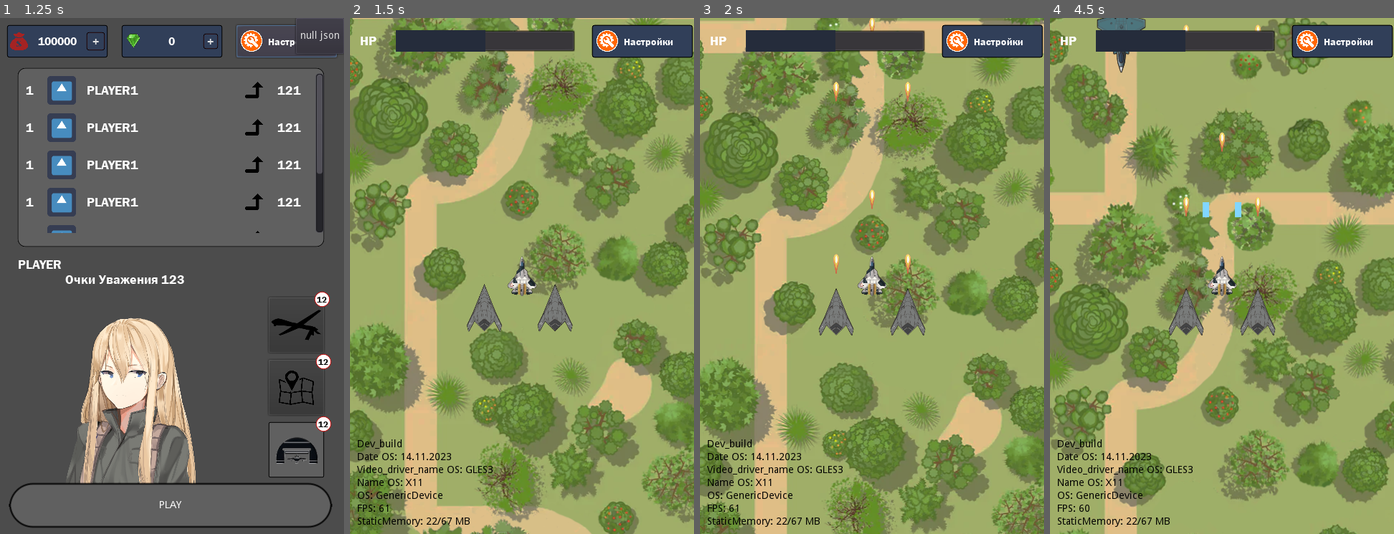
Above: before the commit, frames 1-4 (left to right).
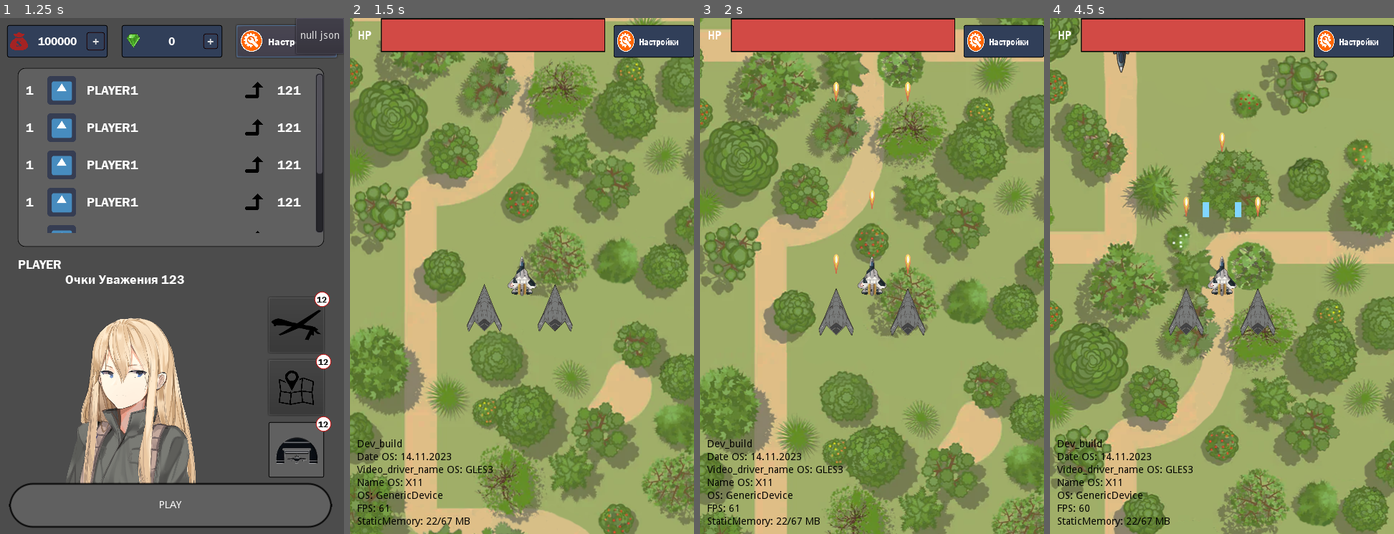
Above: after the commit, the same moments.

Repository: SkrejetCepey/gamedev-planes
Game: Godot game, scene res://Scenes/StartGame.tscn
The game is run twice, just before and just after one commit, with the same random seed, the same clock (stepped at 60 frames per second) and the same inputs. The engine's default icon, where the game draws it, is replaced by a stand-in: a white triangle on a blue panel in a dark square.
Inputs (mouse positions are in pixels of both pictures, inside the frame that each line leads up to):
- Up to frame 1 (1.25 s): click "Настройки" at 0.5 s
- Up to frame 2 (1.5 s): click "PLAY" at 1.25 s
- Up to frame 3 (2 s): no input
- Up to frame 4 (4.5 s): click "Настройки" at 2 s; click "Настройки" at 2.75 s; click "Настройки" at 3.5 s; move the mouse to (1297, 250) at 4.27 s; press the mouse at (1297, 250) at 4.28 s

Frame 1 is identical in both runs. In frame 2, 18% of the frame differs, in the area x 0-100%, y 0-100%; in frame 3, 35%; in frame 4, 64%.

Commit message:
New test shit

Diff:
--- a/Scenes/ArcadeScene.tscn
+++ b/Scenes/ArcadeScene.tscn
@@ -22,7 +22,7 @@
 "times": PoolRealArray( 0, 20 ),
 "transitions": PoolRealArray( 1, 1 ),
 "update": 0,
-"values": [ Vector2( 227.688, -501.761 ), Vector2( 227.688, 1411.97 ) ]
+"values": [ Vector2( 227.688, -501.761 ), Vector2( 227.688, 1755 ) ]
 }
 
 [node name="ArcadeScene" type="Node2D"]
@@ -34,6 +34,7 @@
 [node name="EnemySpawner" type="Node2D" parent="."]
 
 [node name="StaticBody2D" type="StaticBody2D" parent="."]
+editor/display_folded = true
 collision_layer = 12
 collision_mask = 12
 
@@ -45,16 +46,17 @@
 position = Vector2( 480, 365.459 )
 shape = SubResource( 1 )
 
-[node name="DebugConrol" parent="." instance=ExtResource( 2 )]
+[node name="Health_bar" parent="." instance=ExtResource( 2 )]
+scale = Vector2( 0.8, 1 )
+transform = Transform2D( 0.8, 0, 0, 1, 0, 0 )
 
-[node name="Health_bar" parent="." instance=ExtResource( 2 )]
 [node name="DebugConrol" parent="." instance=ExtResource( 3 )]
 
 [node name="Background_move" type="AnimationPlayer" parent="."]
 anims/Background_move = SubResource( 2 )
 
 [node name="Background" type="Sprite" parent="Background_move"]
-position = Vector2( 227.688, 1411.97 )
+position = Vector2( 227.688, 1755 )
 z_index = -3
 texture = ExtResource( 4 )
 [connection signal="timeout" from="EnemySpawnTimer" to="." method="_on_EnemySpawnTimer_timeout"]
--- a/Scenes/Health_bar.tscn
+++ b/Scenes/Health_bar.tscn
@@ -1,43 +1,52 @@
-[gd_scene load_steps=7 format=2]
+[gd_scene load_steps=10 format=2]
 
-[ext_resource path="res://Interface/fonts/18097.ttf" type="DynamicFontData" id=1]
-[ext_resource path="res://Scenes/Setting.tscn" type="PackedScene" id=2]
+[ext_resource path="res://Scripts/Health_bar.gd" type="Script" id=1]
+[ext_resource path="res://Interface/fonts/18097.ttf" type="DynamicFontData" id=2]
+[ext_resource path="res://Sprites/EnemyHealtBar/HealthBar1.png" type="Texture" id=3]
+[ext_resource path="res://Sprites/EnemyHealtBar/HealthBar2.png" type="Texture" id=4]
+[ext_resource path="res://Sprites/EnemyHealtBar/HealthBar3.png" type="Texture" id=5]
+[ext_resource path="res://Scenes/Setting.tscn" type="PackedScene" id=6]
 
 [sub_resource type="StyleBoxFlat" id=1]
 bg_color = Color( 0.6, 0.6, 0.6, 0 )
 
 [sub_resource type="DynamicFont" id=2]
 size = 18
-font_data = ExtResource( 1 )
+font_data = ExtResource( 2 )
 
 [sub_resource type="DynamicFont" id=3]
 size = 18
-font_data = ExtResource( 1 )
-
-[sub_resource type="StyleBoxFlat" id=4]
-bg_color = Color( 0.145098, 0.172549, 0.231373, 1 )
+font_data = ExtResource( 2 )
 
 [node name="Health_bar" type="CanvasLayer"]
+script = ExtResource( 1 )
 
 [node name="VBoxContainer" type="VBoxContainer" parent="."]
+editor/display_folded = true
 anchor_right = 1.0
+margin_right = 130.0
 margin_bottom = 55.0
+size_flags_horizontal = 0
+size_flags_vertical = 0
 
 [node name="HBoxContainer" type="HBoxContainer" parent="VBoxContainer"]
-margin_right = 488.0
+margin_right = 610.0
 margin_bottom = 55.0
+size_flags_horizontal = 0
+size_flags_vertical = 0
 
 [node name="MarginContainer" type="MarginContainer" parent="VBoxContainer/HBoxContainer"]
 editor/display_folded = true
-margin_top = 7.0
 margin_right = 50.0
-margin_bottom = 47.0
-size_flags_vertical = 6
+margin_bottom = 40.0
+size_flags_horizontal = 0
+size_flags_vertical = 0
 custom_constants/margin_right = 10
 custom_constants/margin_top = 10
 custom_constants/margin_left = 10
 
 [node name="Panel_Health_bar" type="Panel" parent="VBoxContainer/HBoxContainer/MarginContainer"]
+editor/display_folded = true
 margin_left = 10.0
 margin_top = 10.0
 margin_right = 40.0
@@ -48,10 +57,11 @@
 custom_styles/panel = SubResource( 1 )
 
 [node name="MarginContainer" type="MarginContainer" parent="VBoxContainer/HBoxContainer/MarginContainer/Panel_Health_bar"]
-editor/display_folded = true
 anchor_right = 1.0
 anchor_bottom = 1.0
 rect_min_size = Vector2( 30, 30 )
+size_flags_horizontal = 0
+size_flags_vertical = 0
 custom_constants/margin_right = 4
 custom_constants/margin_top = 3
 custom_constants/margin_left = 4
@@ -61,57 +71,61 @@
 margin_left = 4.0
 margin_top = 3.0
 margin_right = 27.0
-margin_bottom = 27.0
+margin_bottom = 24.0
+size_flags_horizontal = 0
+size_flags_vertical = 0
 custom_constants/separation = 10
 
 [node name="Label_HP_text" type="Label" parent="VBoxContainer/HBoxContainer/MarginContainer/Panel_Health_bar/MarginContainer/HBoxContainer"]
-margin_top = 1.0
 margin_right = 23.0
-margin_bottom = 22.0
+margin_bottom = 21.0
+size_flags_horizontal = 0
+size_flags_vertical = 0
 custom_fonts/font = SubResource( 2 )
 text = "HP"
 
 [node name="Label_HP_count" type="Label" parent="VBoxContainer/HBoxContainer/MarginContainer/Panel_Health_bar/MarginContainer/HBoxContainer"]
 visible = false
 margin_left = 33.0
-margin_top = 1.0
 margin_right = 66.0
-margin_bottom = 22.0
+margin_bottom = 21.0
+size_flags_horizontal = 0
+size_flags_vertical = 0
 custom_fonts/font = SubResource( 3 )
 text = "100"
 
 [node name="MarginContainer2" type="MarginContainer" parent="VBoxContainer/HBoxContainer"]
 editor/display_folded = true
 margin_left = 54.0
-margin_top = 7.0
-margin_right = 324.0
-margin_bottom = 47.0
-size_flags_vertical = 6
+margin_right = 446.0
+margin_bottom = 48.0
+size_flags_horizontal = 0
+size_flags_vertical = 0
+
+[node name="HealthBar" type="TextureProgress" parent="VBoxContainer/HBoxContainer/MarginContainer2"]
+margin_right = 392.0
+margin_bottom = 48.0
+size_flags_horizontal = 0
+size_flags_vertical = 0
+value = 50.0
+allow_greater = true
+texture_under = ExtResource( 3 )
+texture_over = ExtResource( 4 )
+texture_progress = ExtResource( 5 )
+
+[node name="MarginContainer3" type="MarginContainer" parent="VBoxContainer/HBoxContainer"]
+margin_left = 450.0
+margin_right = 610.0
+margin_bottom = 55.0
+size_flags_horizontal = 0
+size_flags_vertical = 0
 custom_constants/margin_right = 10
 custom_constants/margin_top = 10
 custom_constants/margin_left = 10
 
-[node name="ProgressBar" type="ProgressBar" parent="VBoxContainer/HBoxContainer/MarginContainer2"]
-margin_left = 10.0
-margin_top = 10.0
-margin_right = 260.0
-margin_bottom = 40.0
-rect_min_size = Vector2( 250, 30 )
-custom_styles/fg = SubResource( 4 )
-value = 50.0
-percent_visible = false
-
-[node name="MarginContainer3" type="MarginContainer" parent="VBoxContainer/HBoxContainer"]
-margin_left = 328.0
-margin_right = 488.0
-margin_bottom = 55.0
-size_flags_vertical = 6
-custom_constants/margin_right = 10
-custom_constants/margin_top = 10
-custom_constants/margin_left = 10
-
-[node name="Button_Setting" parent="VBoxContainer/HBoxContainer/MarginContainer3" instance=ExtResource( 2 )]
+[node name="Button_Setting" parent="VBoxContainer/HBoxContainer/MarginContainer3" instance=ExtResource( 6 )]
 margin_left = 10.0
 margin_top = 10.0
 margin_right = 150.0
 margin_bottom = 55.0
+size_flags_horizontal = 0
--- a/Scenes/StartGame.tscn
+++ b/Scenes/StartGame.tscn
@@ -158,6 +158,7 @@
 stretch_mode = 7
 
 [node name="MarginContainer" type="MarginContainer" parent="."]
+editor/display_folded = true
 anchor_left = 0.5
 anchor_right = 0.5
 anchor_bottom = 1.0
@@ -169,6 +170,7 @@
 custom_constants/margin_bottom = 11
 
 [node name="AnimatedСartoon_&_Button" type="VBoxContainer" parent="MarginContainer"]
+editor/display_folded = true
 margin_left = 11.0
 margin_top = 70.0
 margin_right = 438.0
--- a/Scripts/ArcadeScene.gd
+++ b/Scripts/ArcadeScene.gd
@@ -2,6 +2,8 @@
 
 const EnemyInitializer = preload("res://Scenes/EnemyInitializer.tscn")
 const BossInitializer = preload("res://Scenes/BossInitializer.tscn")
+
+onready var health = 150
 
 var EnemyPath = Path2D.new()
 var EnemySpawnLocation = PathFollow2D.new()
@@ -16,6 +18,9 @@
 func _ready():
 	#Не удалять в этом месте будет подгрузка Json
 	#Save.load_data()
+
+	get_node("Health_bar").health_setup(health)
+
 	$Background_move.play("Background_move")
 
 	get_node("/root/SoundHandler").get_child(0).stop()
--- /dev/null
+++ b/Scripts/Health_bar.gd
@@ -0,0 +1,31 @@
+extends CanvasLayer
+
+var current_hp
+var max_hp
+
+func _ready():
+	pass
+
+func health_damaged(damage):
+	current_hp-=damage
+	$VBoxContainer/HBoxContainer/MarginContainer2/HealthBar.value = int((float(current_hp)/max_hp)*100)
+
+func health_setup(MaxHealth):
+	$VBoxContainer/HBoxContainer/MarginContainer2/HealthBar.value = MaxHealth
+	print($VBoxContainer/HBoxContainer/MarginContainer2/HealthBar.value)
+	max_hp = MaxHealth
+	current_hp = max_hp
+	pass
+
+func health_update(bonus_health):
+	print("bonus ", bonus_health)
+	print("current_hp ", current_hp)
+
+	if (current_hp + bonus_health) < max_hp:
+		current_hp+=bonus_health
+		$VBoxContainer/HBoxContainer/MarginContainer2/HealthBar.value = int((float(current_hp)/max_hp)*100)
+		print("Updated! ", $VBoxContainer/HBoxContainer/MarginContainer2/HealthBar.value)
+	else:
+		current_hp = max_hp
+		$VBoxContainer/HBoxContainer/MarginContainer2/HealthBar.value = max_hp
+	pass
--- a/Scripts/SU-57.gd
+++ b/Scripts/SU-57.gd
@@ -23,11 +23,18 @@
 func get_damaged(dmg):
 	if hitTimer <= 0:
 		health -= dmg
+		get_parent().get_parent().get_node("Health_bar").health_damaged(dmg)
 		if health <= 0:
 			get_parent().self_destruct()
 		hitTimer = 60
 	pass
 
+func update_health(bonus_health):
+	get_parent().get_parent().get_node("Health_bar").health_update(bonus_health)
+	if (health + bonus_health) <= 150:
+		health+=bonus_health
+	pass
+
 func _physics_process(delta):
 	hitTimer -= 1
 	pass
--- a/Scripts/TestAbility.gd
+++ b/Scripts/TestAbility.gd
@@ -43,6 +43,8 @@
 
 func _on_Trigger_area_entered(someone):
 	if (someone.is_in_group("player")==true):
-		if (ability_type=="repairkit"): someone.health+=50
+		print(ability_type)
+		if (ability_type=="Repairkit"):
+			someone.update_health(50)
 		get_parent().destroy()
 	pass
